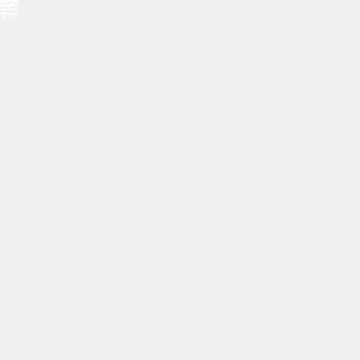
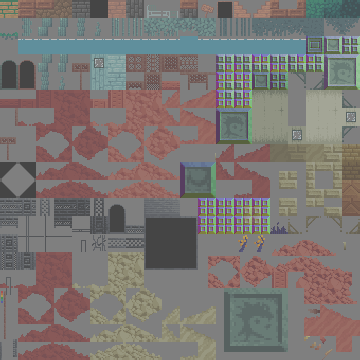
Two versions of the same layered image (360x360). Layer-by-layer changes:
showed "padded-tiles.png", painted on it over <box>0,0,360,360</box>
painted on "Relative Depth (10x)" over <box>0,0,360,360</box>
painted on "Normal X" over <box>0,0,360,360</box>
painted on "Normal Y" over <box>0,0,360,360</box>
painted on "Paint Layer 1" over <box>0,0,360,360</box>
